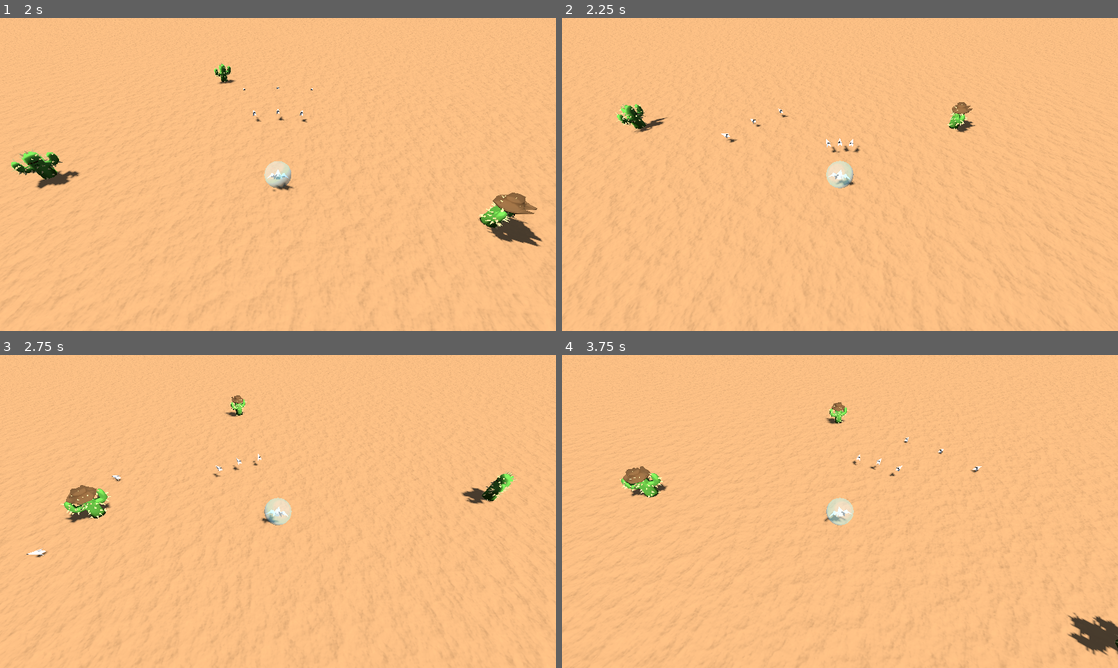
Above: before the commit, frames 1-4 (two rows, left to right).
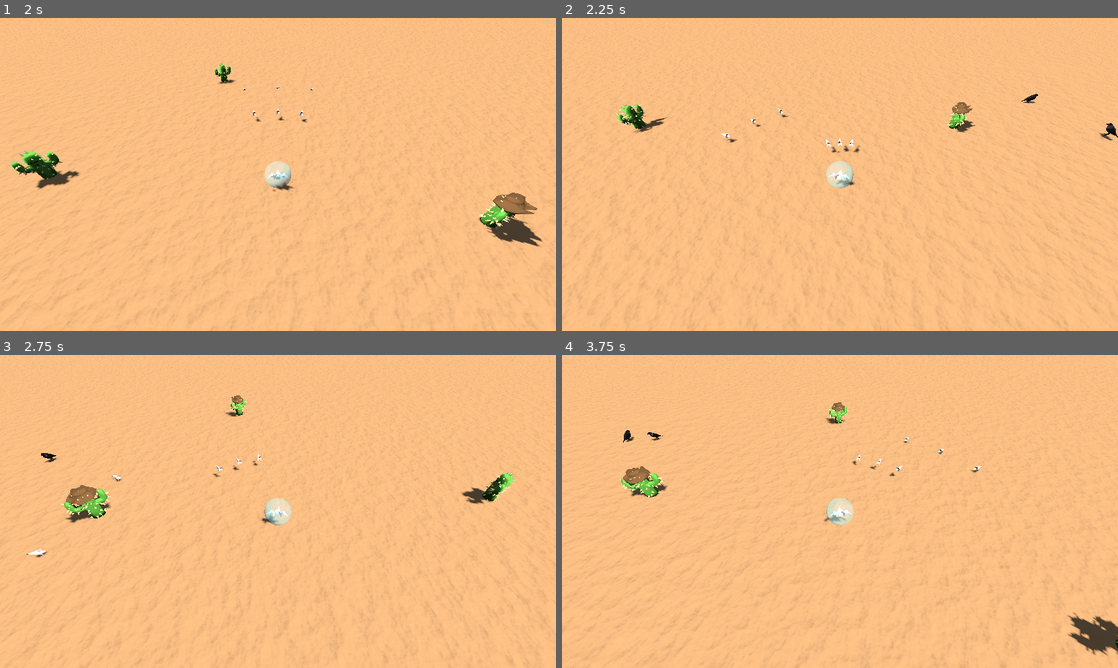
Above: after the commit, the same moments.

Repository: dicemaster5/BubbleSurvivors
Game: Godot game, scene res://scenes/world.tscn
Same seed, same stepped clock (60 frames per second), same inputs: the game is played once before the commit and once after it.
Inputs:
- Up to frame 1 (2 s): hold D (move_right) 0.53-1.28 s; hold S (move_down) from 1.28 s (still down)
- Up to frame 2 (2.25 s): release S (move_down) at 2.03 s; hold D (move_right) from 2.03 s (still down)
- Up to frame 3 (2.75 s): keep holding D (move_right)
- Up to frame 4 (3.75 s): release D (move_right) at 2.78 s; hold W (move_up) 2.78-3.53 s; hold A (move_left) from 3.53 s (still down)

Frame 1 is identical in both runs. In frame 2, 0.1% of the frame differs, in the area x 82-100%, y 24-40%; in frame 3, less than 0.1%; in frame 4, less than 0.1%.

Commit message:
Tweak crow spawner

Diff:
--- a/scenes/crow.tscn
+++ b/scenes/crow.tscn
@@ -5,6 +5,21 @@
 [ext_resource type="PackedScene" uid="uid://dfdm40ho8chsa" path="res://models/crow/crow_flying.glb" id="2_nh1xq"]
 
 [sub_resource type="SphereShape3D" id="SphereShape3D_qhgqb"]
+
+[sub_resource type="Animation" id="Animation_20pw7"]
+length = 0.001
+tracks/0/type = "value"
+tracks/0/imported = false
+tracks/0/enabled = true
+tracks/0/path = NodePath("regular:position")
+tracks/0/interp = 1
+tracks/0/loop_wrap = true
+tracks/0/keys = {
+"times": PackedFloat32Array(0),
+"transitions": PackedFloat32Array(1),
+"update": 0,
+"values": [Vector3(0, 0, 0)]
+}
 
 [sub_resource type="Animation" id="Animation_bdla3"]
 resource_name = "idle"
@@ -26,21 +41,6 @@
 "values": [Vector3(0, 0, 0), Vector3(0, 0.25, 0), Vector3(0, 0, 0)]
 }
 
-[sub_resource type="Animation" id="Animation_20pw7"]
-length = 0.001
-tracks/0/type = "value"
-tracks/0/imported = false
-tracks/0/enabled = true
-tracks/0/path = NodePath("regular:position")
-tracks/0/interp = 1
-tracks/0/loop_wrap = true
-tracks/0/keys = {
-"times": PackedFloat32Array(0),
-"transitions": PackedFloat32Array(1),
-"update": 0,
-"values": [Vector3(0, 0, 0)]
-}
-
 [sub_resource type="AnimationLibrary" id="AnimationLibrary_or10r"]
 _data = {
 "RESET": SubResource("Animation_20pw7"),
@@ -53,7 +53,7 @@
 
 [node name="Area3D" type="Area3D" parent="."]
 transform = Transform3D(0.860347, 0, 0.00527064, 0, 0.860363, 0, -0.00527064, 0, 0.860347, 0, 0, 0)
-collision_layer = 128
+collision_layer = 0
 collision_mask = 2
 
 [node name="CollisionShape3D" type="CollisionShape3D" parent="Area3D"]
--- a/scenes/world.tscn
+++ b/scenes/world.tscn
@@ -61,11 +61,13 @@
 [node name="Cactus4" parent="." instance=ExtResource("6_cainy")]
 transform = Transform3D(1, 0, 0, 0, 1, 0, 0, 0, 1, 8.5137, 1.90735e-06, -14.2483)
 
-[node name="CrowSpawner" parent="." instance=ExtResource("6_02e48")]
-spawn_radius = 50.0
-spawn_interval = 15.0
+[node name="CrowSpawner" parent="." node_paths=PackedStringArray("player_ref") instance=ExtResource("6_02e48")]
+player_ref = NodePath("../Player")
+spawn_radius = 20.0
+spawn_interval = 1.0
 
-[node name="TumbleweedSpawner" parent="." instance=ExtResource("7_ar1gb")]
+[node name="TumbleweedSpawner" parent="." node_paths=PackedStringArray("player_ref") instance=ExtResource("7_ar1gb")]
+player_ref = NodePath("../Player")
 tumbleweed_speed = 7.0
 tumbleweed_perish_distance = 100.0
 spawn_radius = 75.0
--- a/scripts/crow.gd
+++ b/scripts/crow.gd
@@ -33,6 +33,7 @@
 	flying.visible = true
 
 func _on_area_3d_body_entered(_body: Node3D) -> void:
+	print('area3d')
 	fly()
 
 func _on_flight_timer_timeout() -> void:
--- a/scripts/crow_spawner.gd
+++ b/scripts/crow_spawner.gd
@@ -13,12 +13,14 @@
 	timer.start()
 
 func _on_timer_timeout() -> void:
-	var crow = CROW.instantiate()
-	var rand_dir = randf_range(0, 2.0 * PI)
-	var pos = player_ref.global_position + Vector3(cos(rand_dir) * spawn_radius, 0, sin(rand_dir) * spawn_radius)
-	crow.spook_radius = 20
-	crow.flight_speed = 5
-	crow.move_speed = 3
-	var root = get_tree().get_root()
-	root.add_child(crow)
-	crow.global_position = pos
+	if is_instance_valid(player_ref):
+		var crow = CROW.instantiate()
+		var rand_dir = randf_range(0, 2.0 * PI)
+		var pos = player_ref.global_position + Vector3(cos(rand_dir) * spawn_radius, 0, sin(rand_dir) * spawn_radius)
+		pos.y = 0
+		crow.spook_radius = 10
+		crow.flight_speed = 5
+		crow.move_speed = 3
+		var root = get_tree().get_root()
+		root.add_child(crow)
+		crow.global_position = pos
